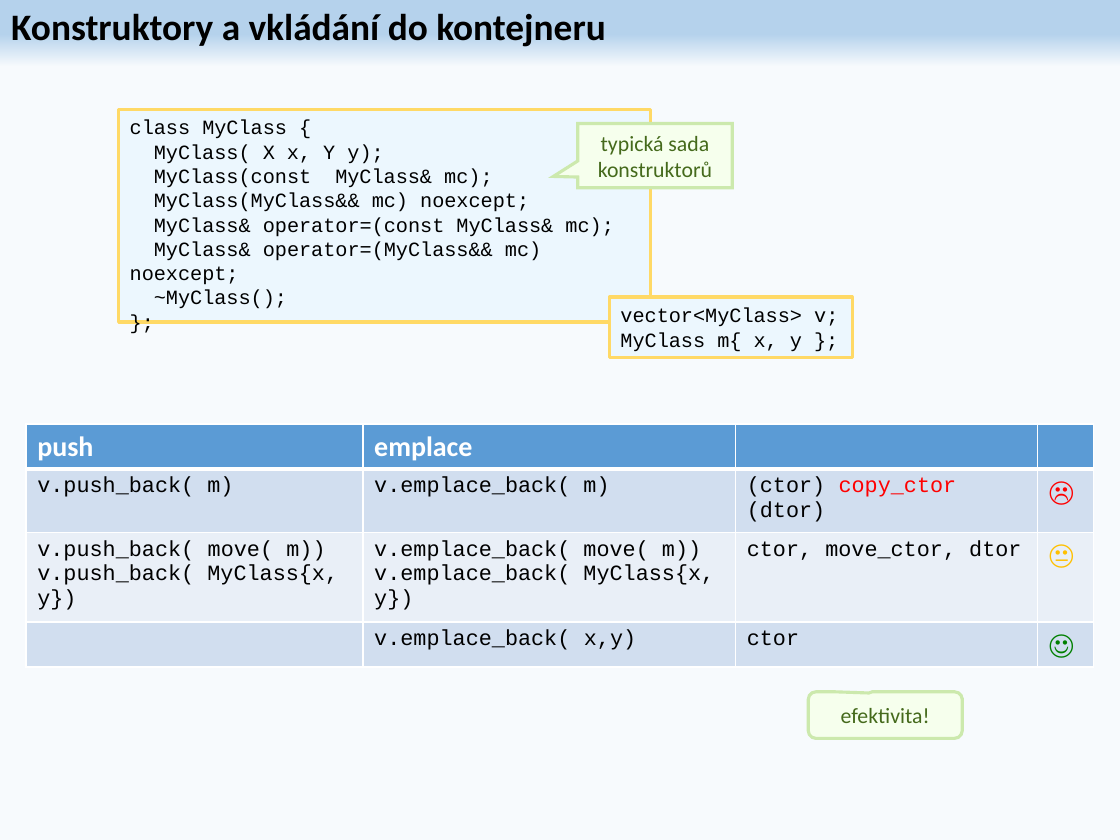
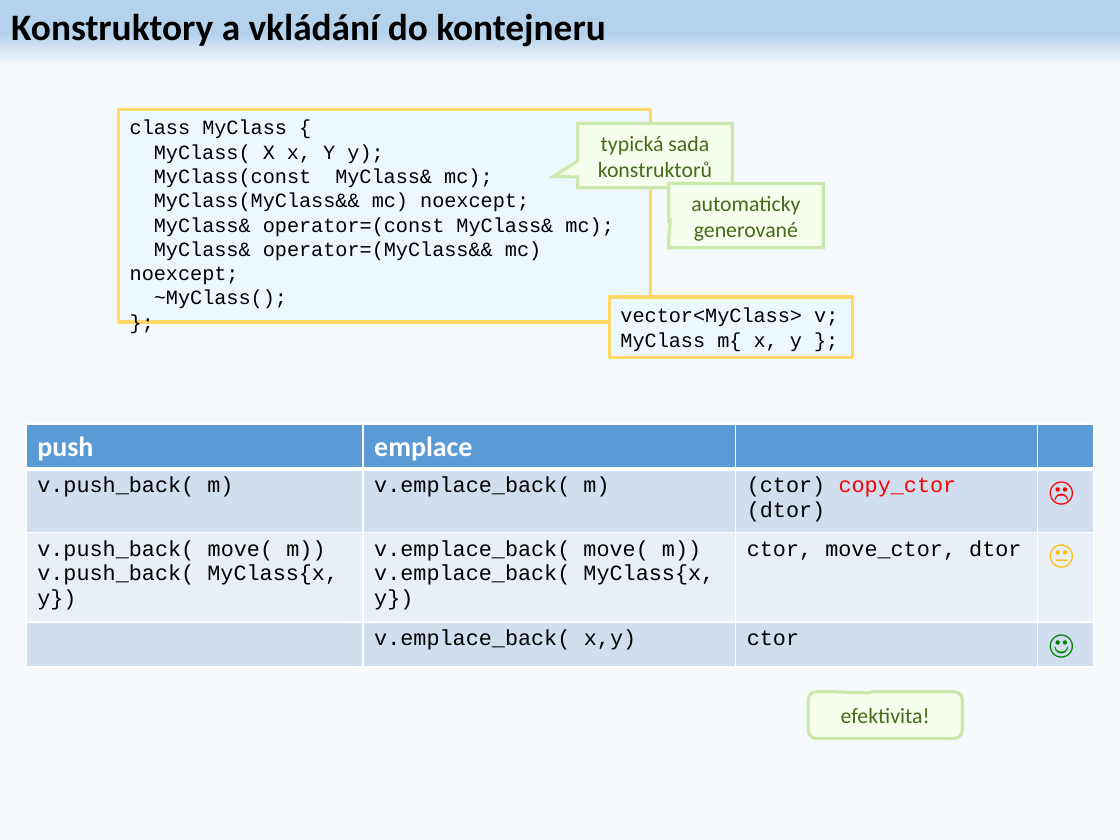
Before and after one commit to damodarak/BANG, a slide deck: slide 33 of CvCpp.pptx. Drawn at 1120x840 pixels with LibreOffice and Linux fonts; fonts in the diff are those of the drawing. Boxes give left, top, right and bottom in pixels: in the first picture for what was removed or moved away, otherwise in the second. Text is boxed around its words. In the diff, an @@ line names an element or a change of style, - is before the commit and + after.

```diff
--- a/CvCpp.pptx
+++ b/CvCpp.pptx
@@ speech box added at [669,184,823,248], fill #F6FFED, outline #CCE9AD 2 pt, 14 pt, text #456A1C @@
+automaticky generované
```
Also in this commit, not shown: 6 other slides changed, 1 other file.
